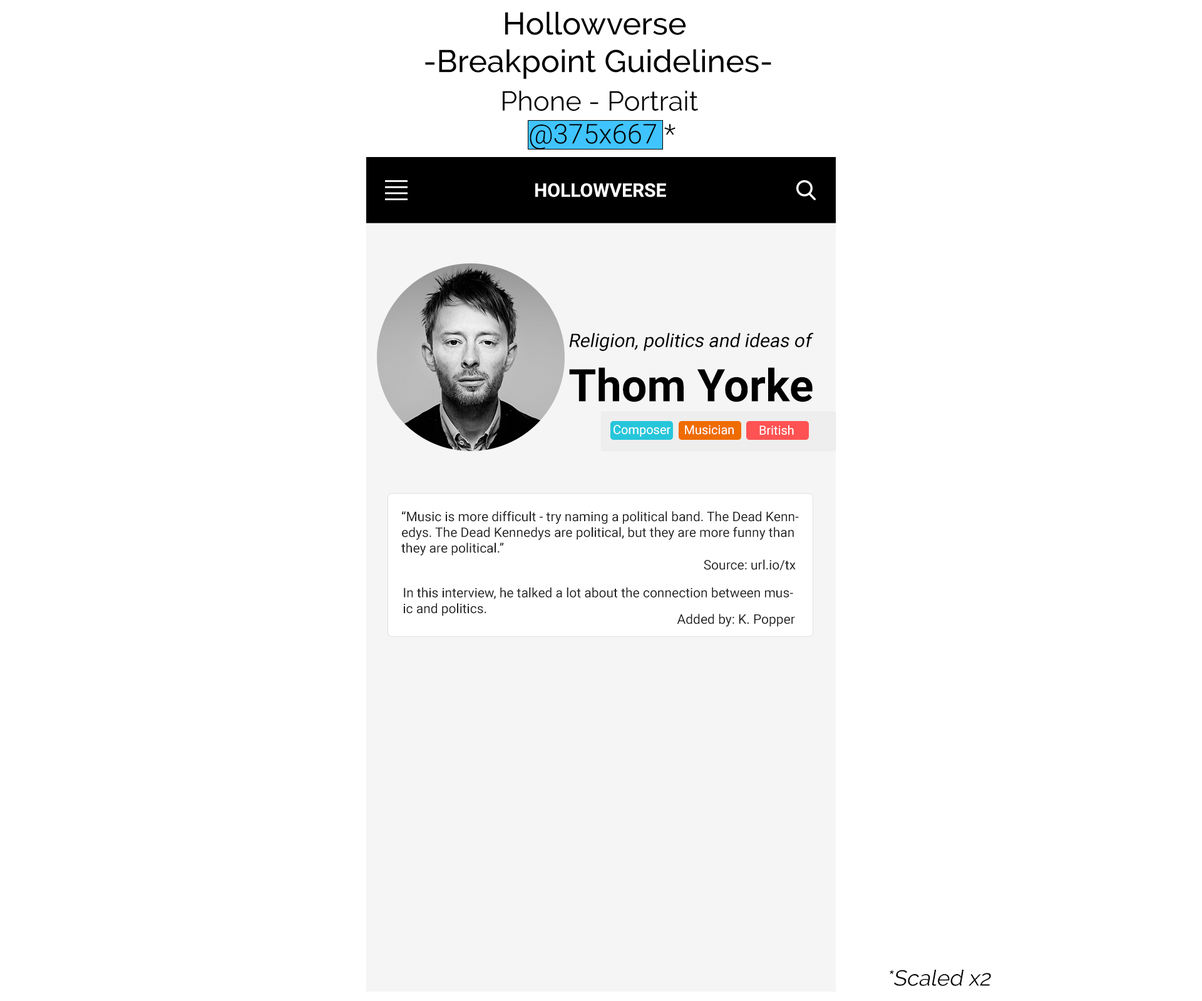
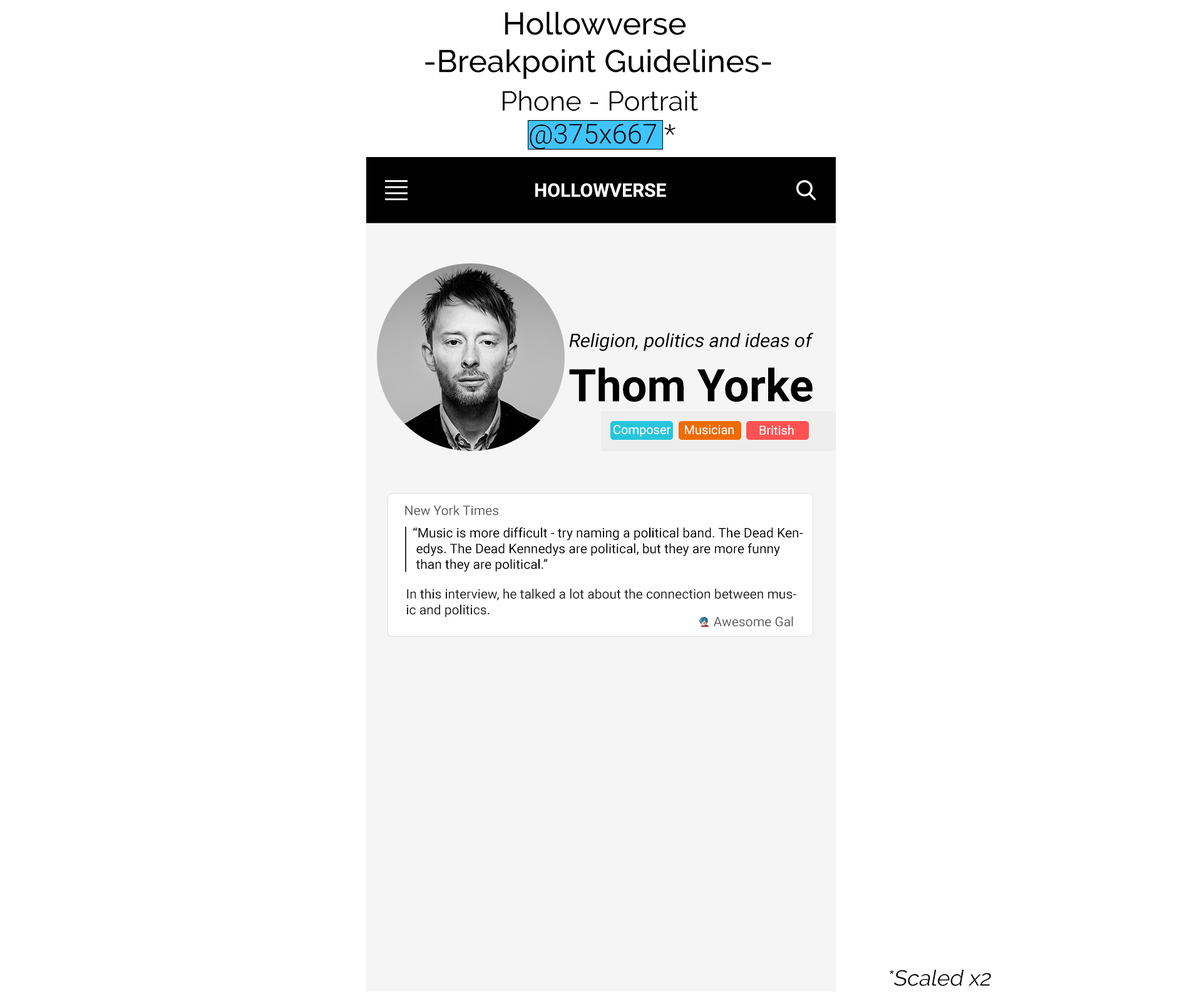
Layer changes from the first 1202×1001 image to the second:
renamed "Source: url.io/tx" to "New York Times", painted on it over [404, 505, 796, 571]
renamed "“Music is more difficult - try naming a political band. The Dea" to "“Music is more difficult - try naming a political band. The De", painted on it over [401, 511, 804, 573]
renamed "Added by: K. Popper" to "Awesome Gal", painted on it over [676, 613, 795, 628]
added layer "Layer 1" in group "Event #1" over [699, 617, 709, 628]
added layer "Rectangle 5" in group "Event #1" over [404, 526, 407, 573]
painted on "In this interview, he talked a lot about the connection between" over [403, 587, 797, 618]
